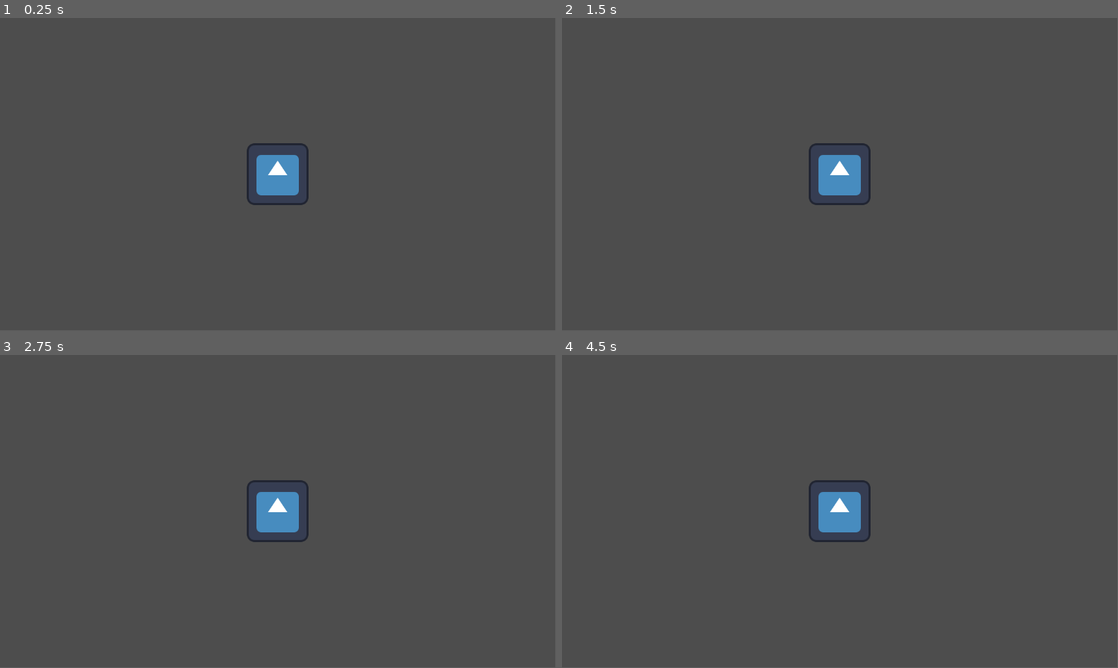
Above: before the commit, frames 1-4 (two rows, left to right).
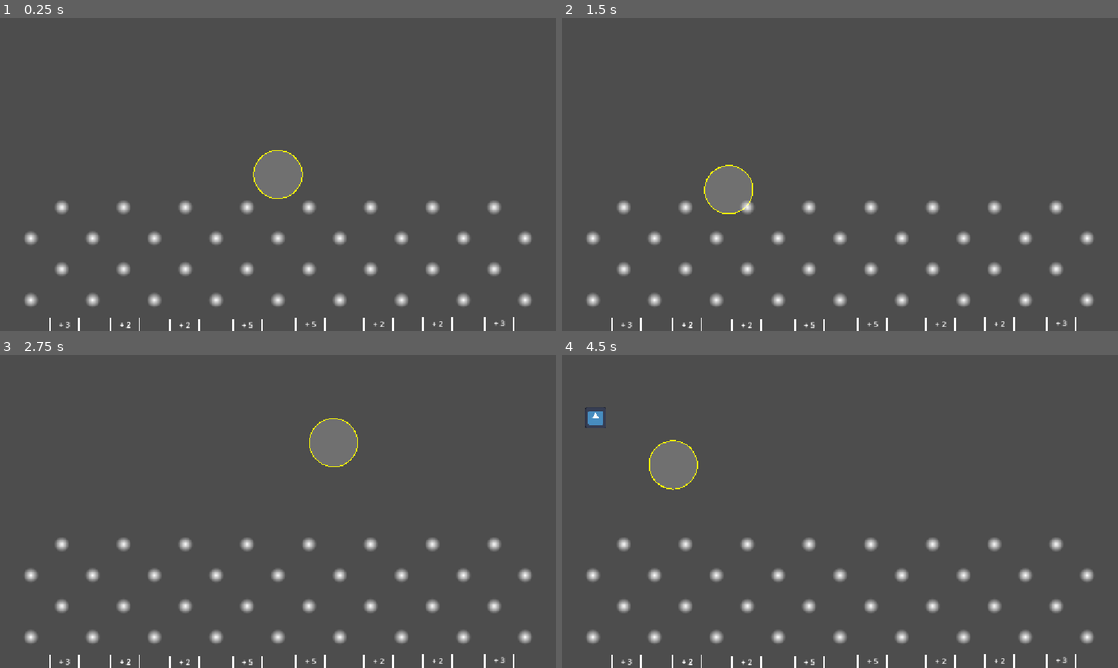
Above: after the commit, the same moments.

Repository: Evelyn-Hill/gravity-pen
Game: Godot game, scene res://scenes/core/main.tscn
Same seed, same stepped clock (60 frames per second), same inputs: the game is played once before the commit and once after it. Before the commit the project starts from res://scenes/main.tscn. The engine's default icon, where the game draws it, is replaced by a stand-in: a white triangle on a blue panel in a dark square.
Inputs (mouse positions are in pixels of both pictures, inside the frame that each line leads up to):
- Up to frame 1 (0.25 s): no input
- Up to frame 2 (1.5 s): tap Enter at 0.5 s; move the mouse to (962, 158) at 0.52 s; press the mouse at (962, 158) at 0.53 s; tap Space at 1.25 s; move the mouse to (728, 190) at 1.27 s; release the mouse at (728, 190) at 1.28 s; click (728, 190) at 1.35 s
- Up to frame 3 (2.75 s): tap Enter at 2 s; move the mouse to (333, 442) at 2.02 s; press the mouse at (333, 442) at 2.03 s
- Up to frame 4 (4.5 s): tap Space at 2.75 s; move the mouse to (812, 574) at 2.77 s; release the mouse at (812, 574) at 2.78 s; click (812, 574) at 2.85 s; move the mouse to (1006, 558) at 3.52 s; press the mouse at (1006, 558) at 3.53 s; move the mouse to (673, 464) at 4.27 s; release the mouse at (673, 464) at 4.28 s; click (673, 464) at 4.35 s
In our replay, the window is 799x449 before the commit and 800x450 after it. These sizes can differ from the game's own. Grey fills any space a smaller window leaves; there, only what the larger window draws over its background counts as a difference.

The runs differ from the first frame. In frame 1, 4.5% of the frame differs, in the area x 4-96%, y 40-100%; in frame 2, 5.4%; in frame 3, 5.4%; in frame 4, 5.6%, in the area x 4-96%, y 16-100%.

Commit message:
Created plinko board, almost at basic game loop

Diff:
--- a/project.godot
+++ b/project.godot
@@ -15,6 +15,14 @@
 config/features=PackedStringArray("4.5", "Forward Plus")
 config/icon="res://assets/icon.svg"
 
+[display]
+
+window/stretch/mode="canvas_items"
+
+[global_group]
+
+selectable=""
+
 [input]
 
 click={
--- /dev/null
+++ b/scenes/core/main.tscn
@@ -0,0 +1,19 @@
+[gd_scene load_steps=5 format=3 uid="uid://dpio6p7g4fwp3"]
+
+[ext_resource type="Script" uid="uid://bpq4s08bnspwu" path="res://src/core/main.gd" id="1_2dmjg"]
+[ext_resource type="Script" uid="uid://bknco5ltjlr61" path="res://src/gameplay/PenTool.gd" id="2_b6u03"]
+[ext_resource type="PackedScene" uid="uid://cdipnnmm26ws3" path="res://scenes/gameplay/aliens/alien.tscn" id="3_ebys2"]
+[ext_resource type="PackedScene" uid="uid://nkbmpwpbnoft" path="res://scenes/gameplay/plinko/plinko.tscn" id="4_b6u03"]
+
+[node name="main" type="Node2D"]
+script = ExtResource("1_2dmjg")
+
+[node name="PenTool" type="Node2D" parent="."]
+script = ExtResource("2_b6u03")
+
+[node name="Camera2D" type="Camera2D" parent="."]
+
+[node name="Alien" parent="." instance=ExtResource("3_ebys2")]
+position = Vector2(-722, -195)
+
+[node name="Plinko" parent="." instance=ExtResource("4_b6u03")]
--- /dev/null
+++ b/scenes/gameplay/aliens/alien.tscn
@@ -0,0 +1,22 @@
+[gd_scene load_steps=5 format=3 uid="uid://cdipnnmm26ws3"]
+
+[ext_resource type="Texture2D" uid="uid://cd3r3hec8xqi6" path="res://assets/icon.svg" id="1_4w6pr"]
+[ext_resource type="Script" uid="uid://dtys2clwmwayp" path="res://src/gameplay/alien.gd" id="1_x3rhd"]
+
+[sub_resource type="PhysicsMaterial" id="PhysicsMaterial_x3rhd"]
+bounce = 0.5
+
+[sub_resource type="RectangleShape2D" id="RectangleShape2D_x3rhd"]
+size = Vector2(44, 44)
+
+[node name="Alien" type="RigidBody2D" groups=["selectable"]]
+physics_material_override = SubResource("PhysicsMaterial_x3rhd")
+gravity_scale = 0.0
+script = ExtResource("1_x3rhd")
+
+[node name="CollisionShape2D" type="CollisionShape2D" parent="."]
+shape = SubResource("RectangleShape2D_x3rhd")
+
+[node name="Sprite2D" type="Sprite2D" parent="."]
+scale = Vector2(0.35, 0.35)
+texture = ExtResource("1_4w6pr")
--- /dev/null
+++ b/scenes/gameplay/plinko/plinko.tscn
@@ -0,0 +1,53 @@
+[gd_scene load_steps=4 format=3 uid="uid://nkbmpwpbnoft"]
+
+[ext_resource type="Script" uid="uid://cjpwbnc1uo2lh" path="res://src/gameplay/PlinkoBoard.gd" id="1_y80ct"]
+[ext_resource type="PackedScene" uid="uid://bdj5j41q1dpht" path="res://scenes/gameplay/plinko/plinko_goal.tscn" id="2_3v5wk"]
+
+[sub_resource type="RectangleShape2D" id="RectangleShape2D_y80ct"]
+size = Vector2(20, 646)
+
+[node name="Plinko" type="Node2D"]
+script = ExtResource("1_y80ct")
+
+[node name="EdgeLeft" type="StaticBody2D" parent="."]
+position = Vector2(-605, 0)
+
+[node name="CollisionShape2D" type="CollisionShape2D" parent="EdgeLeft"]
+shape = SubResource("RectangleShape2D_y80ct")
+
+[node name="EdgeLeft2" type="StaticBody2D" parent="."]
+position = Vector2(605, 0)
+
+[node name="CollisionShape2D" type="CollisionShape2D" parent="EdgeLeft2"]
+shape = SubResource("RectangleShape2D_y80ct")
+
+[node name="PlinkoGoal2" parent="." instance=ExtResource("2_3v5wk")]
+position = Vector2(-443, 329)
+reward = 3
+
+[node name="PlinkoGoal4" parent="." instance=ExtResource("2_3v5wk")]
+position = Vector2(-317, 329)
+
+[node name="PlinkoGoal8" parent="." instance=ExtResource("2_3v5wk")]
+position = Vector2(-317, 329)
+
+[node name="PlinkoGoal3" parent="." instance=ExtResource("2_3v5wk")]
+position = Vector2(-194, 330)
+
+[node name="PlinkoGoal7" parent="." instance=ExtResource("2_3v5wk")]
+position = Vector2(-64, 330)
+reward = 5
+
+[node name="PlinkoGoal9" parent="." instance=ExtResource("2_3v5wk")]
+position = Vector2(67, 328)
+reward = 5
+
+[node name="PlinkoGoal5" parent="." instance=ExtResource("2_3v5wk")]
+position = Vector2(458, 326)
+reward = 3
+
+[node name="PlinkoGoal6" parent="." instance=ExtResource("2_3v5wk")]
+position = Vector2(208, 328)
+
+[node name="PlinkoGoal10" parent="." instance=ExtResource("2_3v5wk")]
+position = Vector2(330, 327)
--- /dev/null
+++ b/scenes/gameplay/plinko/plinko_goal.tscn
@@ -0,0 +1,62 @@
+[gd_scene load_steps=6 format=3 uid="uid://bdj5j41q1dpht"]
+
+[ext_resource type="Script" uid="uid://b5jj0krj5xytv" path="res://src/gameplay/PlinkoGoal.gd" id="1_mm46k"]
+
+[sub_resource type="RectangleShape2D" id="RectangleShape2D_thl4o"]
+size = Vector2(56, 32)
+
+[sub_resource type="Gradient" id="Gradient_thl4o"]
+colors = PackedColorArray(1, 1, 1, 1, 1, 1, 1, 1)
+
+[sub_resource type="GradientTexture2D" id="GradientTexture2D_mm46k"]
+gradient = SubResource("Gradient_thl4o")
+width = 4
+fill = 1
+
+[sub_resource type="RectangleShape2D" id="RectangleShape2D_xj6mb"]
+size = Vector2(4, 64)
+
+[node name="PlinkoGoal" type="StaticBody2D"]
+script = ExtResource("1_mm46k")
+
+[node name="RewardLabel" type="Label" parent="."]
+unique_name_in_owner = true
+offset_left = -19.0
+offset_top = -30.0
+offset_right = 21.0
+offset_bottom = -7.0
+text = "+1"
+horizontal_alignment = 1
+
+[node name="DetectionArea" type="Area2D" parent="."]
+unique_name_in_owner = true
+
+[node name="CollisionShape2D" type="CollisionShape2D" parent="DetectionArea"]
+position = Vector2(0, 13)
+shape = SubResource("RectangleShape2D_thl4o")
+
+[node name="Sprite2D" type="Sprite2D" parent="."]
+position = Vector2(-30, 1)
+texture = SubResource("GradientTexture2D_mm46k")
+
+[node name="Sprite2D2" type="Sprite2D" parent="."]
+position = Vector2(0, 31)
+rotation = 1.5707964
+texture = SubResource("GradientTexture2D_mm46k")
+
+[node name="Sprite2D3" type="Sprite2D" parent="."]
+position = Vector2(30, 1)
+texture = SubResource("GradientTexture2D_mm46k")
+
+[node name="CollisionShape2D" type="CollisionShape2D" parent="."]
+position = Vector2(-30, 1)
+shape = SubResource("RectangleShape2D_xj6mb")
+
+[node name="CollisionShape2D2" type="CollisionShape2D" parent="."]
+position = Vector2(30, 1)
+shape = SubResource("RectangleShape2D_xj6mb")
+
+[node name="CollisionShape2D3" type="CollisionShape2D" parent="."]
+position = Vector2(0, 31)
+rotation = 1.5707964
+shape = SubResource("RectangleShape2D_xj6mb")
--- /dev/null
+++ b/scenes/gameplay/plinko/plinko_peg.tscn
@@ -0,0 +1,24 @@
+[gd_scene load_steps=4 format=3 uid="uid://bnilux0hneps2"]
+
+[sub_resource type="Gradient" id="Gradient_783i4"]
+colors = PackedColorArray(1, 1, 1, 1, 1, 1, 1, 0)
+
+[sub_resource type="GradientTexture2D" id="GradientTexture2D_2xcno"]
+gradient = SubResource("Gradient_783i4")
+width = 32
+height = 32
+fill = 1
+fill_from = Vector2(0.5, 0.5)
+fill_to = Vector2(0.645, 0)
+
+[sub_resource type="CircleShape2D" id="CircleShape2D_783i4"]
+radius = 14.035668
+
+[node name="PlinkoPeg" type="StaticBody2D"]
+
+[node name="Sprite2D" type="Sprite2D" parent="."]
+texture = SubResource("GradientTexture2D_2xcno")
+
+[node name="CollisionShape2D" type="CollisionShape2D" parent="."]
+shape = SubResource("CircleShape2D_783i4")
+debug_color = Color(0.5385295, 0.53574795, 0.5281758, 0.41960785)
--- a/scenes/main.tscn
+++ /dev/null
@@ -1,32 +0,0 @@
-[gd_scene load_steps=5 format=3 uid="uid://dpio6p7g4fwp3"]
-
-[ext_resource type="Script" uid="uid://bpq4s08bnspwu" path="res://src/core/main.gd" id="1_o5qli"]
-[ext_resource type="Texture2D" uid="uid://cd3r3hec8xqi6" path="res://assets/icon.svg" id="2_0wfyh"]
-[ext_resource type="Script" uid="uid://bknco5ltjlr61" path="res://src/gameplay/PenTool.gd" id="2_sugp2"]
-
-[sub_resource type="RectangleShape2D" id="RectangleShape2D_sugp2"]
-size = Vector2(124, 128)
-
-[node name="main" type="Node2D"]
-script = ExtResource("1_o5qli")
-
-[node name="PenTool" type="Area2D" parent="."]
-collision_mask = 2
-script = ExtResource("2_sugp2")
-
-[node name="Ray1" type="RayCast2D" parent="PenTool"]
-target_position = Vector2(-66, -66)
-hit_from_inside = true
-
-[node name="Ray2" type="RayCast2D" parent="PenTool"]
-hit_from_inside = true
-
-[node name="Camera2D" type="Camera2D" parent="."]
-
-[node name="StaticBody2D" type="StaticBody2D" parent="."]
-
-[node name="CollisionShape2D" type="CollisionShape2D" parent="StaticBody2D"]
-shape = SubResource("RectangleShape2D_sugp2")
-
-[node name="Icon" type="Sprite2D" parent="StaticBody2D"]
-texture = ExtResource("2_0wfyh")
--- a/src/gameplay/PenTool.gd
+++ b/src/gameplay/PenTool.gd
@@ -1,49 +1,81 @@
 class_name PenTool
-extends Area2D
+extends Node2D
 
-var last_clicked_position: Vector2
+var is_selecting : bool = false
+var start_position: Vector2
+var radius : float = 50
 
-var line_points : PackedVector2Array
+var select_time : float = 2.5
+var select_timer : float = 0.0
 
-@onready var collision_polygon : CollisionPolygon2D = get_node("CollisionPolygon2D")
-@onready var ray1 : RayCast2D = get_node("Ray1")
-@onready var ray2 : RayCast2D = get_node("Ray2")
+var selection_frames : Array[Array]
+
+func _input(event: InputEvent) -> void:
+	if event is InputEventMouseMotion:
+		start_position = event.position - (get_viewport_rect().size * 0.5)
+
+	if event.is_action_pressed("click") and is_selecting == false:
+		is_selecting = true
+
+func find_objects_in_circle() -> Array[Node]:
+	var result : Array[Node]
+	var center = start_position
+
+	for item in get_tree().get_nodes_in_group("selectable"):
+		if item.global_position.distance_to(center) <= radius:
+			result.append(item)
+
+	return result
+
+func _process(delta: float) -> void:
+	if is_selecting:
+		select_timer += delta
+		selection_frames.append(find_objects_in_circle())
+		if select_timer > select_time:
+			is_selecting = false
+			select_timer = 0
+			var result = find_selected_node(evaluate_selection_frames())
+			if result != null:
+				if result is Alien:
+					result.release_rigidbody()
+			selection_frames.clear()
+	queue_redraw()
+
+func evaluate_selection_frames() -> Dictionary[Node, int]:
+	var result : Dictionary[Node, int]
+
+	for item in selection_frames:
+		for node : Node2D in item:
+			result.get_or_add(node, 0)
+			result[node] += 1
+
+	return result
+
+func find_selected_node(data: Dictionary[Node, int]) -> Node:
+
+	var highest_count : int = 0
+	var best_node : Node = null
+
+	for item : Node in data:
+		if data[item] > highest_count:
+			highest_count = data[item]
+			best_node = item
+
+	if highest_count > selection_frames.size() / 2:
+		return best_node
+	else:
+		return null
 
 
-func _process(delta: float) -> void:
-	if Input.is_action_pressed("click"):
-		last_clicked_position = get_viewport().get_mouse_position()
-		last_clicked_position = last_clicked_position - (get_viewport_rect().size * 0.5)
-		line_points.append(last_clicked_position)
 
-	#if Input.is_action_released("click"):
-	else:
-		line_points = cull_points(line_points)
-
-		if line_points.size() < 4:
-			return
-
-		ray1.position = line_points[0]
-		ray1.target_position = line_points[2] - line_points[0]
-
-		ray2.position = line_points[1]
-		ray2.target_position = line_points[3] - line_points[1]
-
-		if ray1.is_colliding() && ray2.is_colliding():
-			print(ray1.get_collision_point())
-			print(ray2.get_collision_point())
-			print(type_string(typeof(ray1.get_collider())))
-			var node: Node2D = ray1.get_collider() as Node2D
-			print(node.name)
-			print("Inside")
-
-		line_points.clear()
-
-	queue_redraw()
 
 func _draw() -> void:
-	if !line_points.size() < 3:
-		draw_polyline(line_points, Color.WHITE, 7.0)
+	var center = start_position
+		# Optional: Draw a translucent, filled circle
+	draw_circle(center, radius, Color(1, 1, 1, 0.2))
+		# Draw a yellow outline
+	draw_arc(center, radius, 0, PI * 2, 64, Color.YELLOW, 2.0)
+
 
 func cull_points(packed_array: PackedVector2Array) -> PackedVector2Array:
 	if !packed_array.size() > 4:
--- /dev/null
+++ b/src/gameplay/PlinkoBoard.gd
@@ -0,0 +1,34 @@
+class_name PlinkoBoard
+extends Node2D
+
+const PLINKO_PIECE := preload("res://scenes/gameplay/plinko/plinko_peg.tscn")
+const PLINKO_PIECE_SIZE : Vector2 = Vector2(64, 64)
+
+var grid_positions : Array[Vector2]
+
+func _ready() -> void:
+	generate_board()
+
+func generate_board() -> void:
+	var screen_size : Vector2 = get_viewport_rect().size
+
+	# Split bottom half of screen into grid
+	var row_count : int = screen_size.x / PLINKO_PIECE_SIZE.x
+	var column_count : int = (screen_size.y / 2) / PLINKO_PIECE_SIZE.y
+
+	print(row_count)
+	print(column_count)
+	for y in range(column_count - 1):
+		for x in range(row_count - 1):
+			var x_pos : float = ((position.x - (screen_size.x / 2)) + PLINKO_PIECE_SIZE.x) + (x * PLINKO_PIECE_SIZE.x)
+			var y_pos : float = ((position.y + (screen_size.y / 2) - PLINKO_PIECE_SIZE.y )) - (y * PLINKO_PIECE_SIZE.y)
+
+			grid_positions.append(Vector2(x_pos, y_pos))
+
+	for i in range(grid_positions.size()):
+		if i % 2 == 0:
+			var piece = PLINKO_PIECE.instantiate()
+			piece.position = grid_positions[i]
+			add_child(piece)
+
+	#queue_redraw()
--- /dev/null
+++ b/src/gameplay/PlinkoGoal.gd
@@ -0,0 +1,21 @@
+class_name PlinkoGoal
+extends StaticBody2D
+
+@export var reward : int = 2
+
+var registered_bodies : Array[Node2D]
+
+func _ready() -> void:
+	%RewardLabel.text = str("+ ", reward)
+	%DetectionArea.body_entered.connect(_on_body_entered)
+
+func _on_body_entered(body : Node2D) -> void:
+	if body is Alien:
+		# Stops a double count of the same body.
+		if registered_bodies.has(body):
+			return
+
+		registered_bodies.append(body)
+		print("+ ", reward)
+		await get_tree().create_timer(1.0).timeout
+		body.queue_free()
--- /dev/null
+++ b/src/gameplay/alien.gd
@@ -0,0 +1,54 @@
+class_name Alien
+extends RigidBody2D
+
+enum AlienType {
+	BORING = 0,
+	AWESOME = 1,
+	EPIC = 2,
+}
+
+# --- Look up tables ---
+const ALIEN_SCORES : Array[int] = [1, 3, 10]
+
+const ALIEN_MOVE_SPEED : Array[float] = [50, 50, 125]
+
+# Contain paths to alien visual scenes.
+const ALIEN_VISUALS : Array[String] = [
+
+]
+
+const amplitudes : Array[float] = [
+	5, 5, 5
+]
+const frequencies : Array[float] = [
+	5, 5, 5
+]
+
+
+var time : float
+var my_alien_type : AlienType = AlienType.BORING
+var direction : Vector2 = Vector2(1, 0)
+var released : bool = false
+
+func _process(delta: float) -> void:
+	if released:
+		return
+
+	time += delta
+	var move_vector : Vector2 = Vector2(
+		direction.x * ALIEN_MOVE_SPEED[my_alien_type] * delta,
+		amplitudes[my_alien_type] * sin(time * frequencies[my_alien_type]),
+	)
+
+	position += move_vector
+
+func release_rigidbody() -> void:
+	const vertical_force := -1.5
+	const horizontal_force_max := 1
+	const horizontal_force_min := -1
+	const impulse_muliplier = 200
+
+	var random_vector : Vector2 = Vector2(randf_range(horizontal_force_min, horizontal_force_max), -1.5)
+	apply_central_impulse(random_vector * impulse_muliplier)
+	gravity_scale = 1.0
+	released = true
Not shown, added: src/gameplay/PlinkoBoard.gd.uid
Not shown, added: src/gameplay/PlinkoGoal.gd.uid
Not shown, added: src/gameplay/alien.gd.uid
